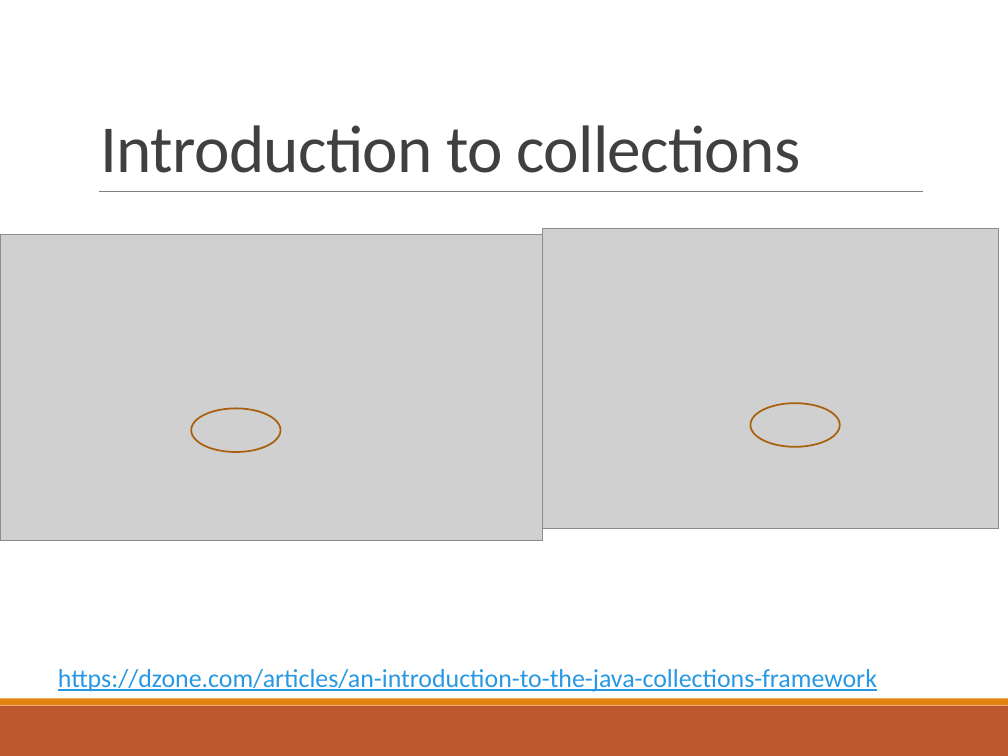
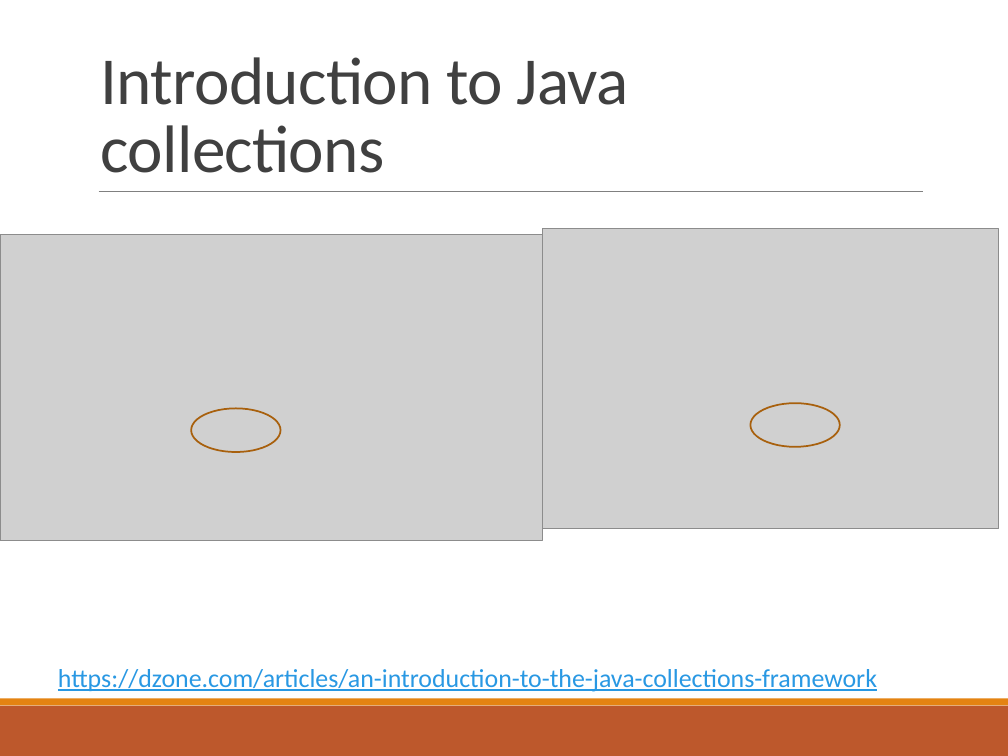
Before and after one commit to deeperj/dillinger, a slide deck: slide 4 of thesis/ukapp2/wqu_isc/sofware_design/Javabc05.pptx. Drawn at 1008x756 pixels with LibreOffice and Linux fonts; fonts in the diff are those of the drawing; grey boxes stand for pictures. Boxes give left, top, right and bottom in pixels: in the first picture for what was removed or moved away, otherwise in the second. Text is boxed around its words. In the diff, an @@ line names an element or a change of style, - is before the commit and + after.

Commit message:
java13

```diff
--- a/thesis/ukapp2/wqu_isc/sofware_design/Javabc05.pptx
+++ b/thesis/ukapp2/wqu_isc/sofware_design/Javabc05.pptx
@@ title at (101,57,629,173): text changed @@
-Introduction to collections
+Introduction to Java collections
```
Also in this commit, not shown: 9 other slides changed, 5 other files.
